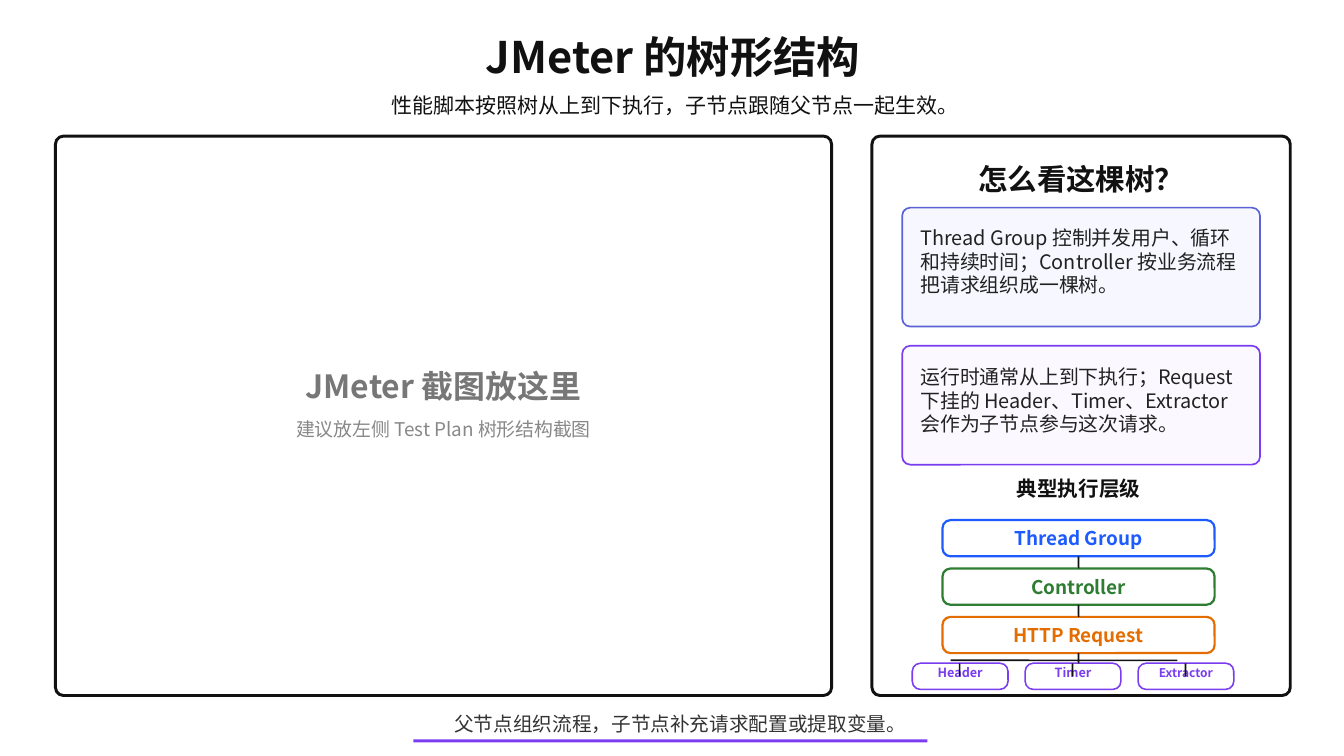
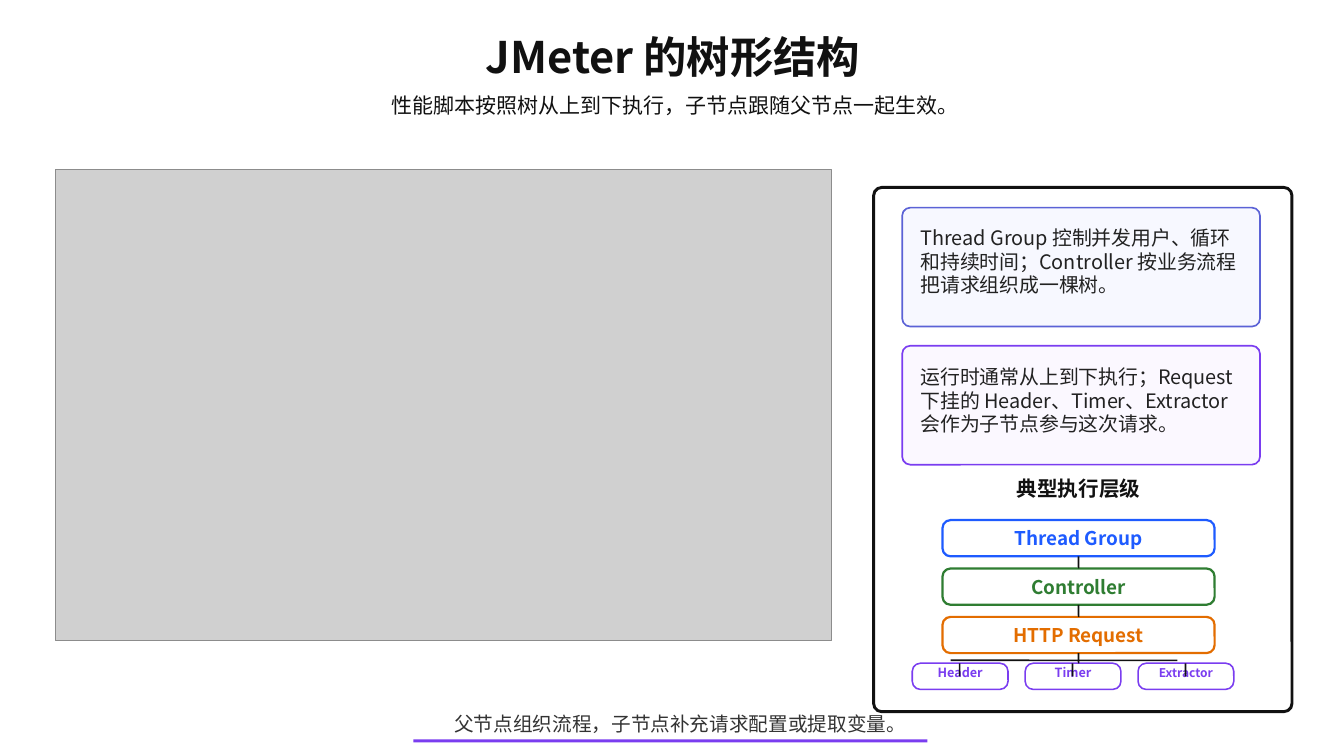
Before and after one commit to yaoxue0911/Performance, a slide deck: slide 2 of AI Jmeter SKILL 培训/jmeter-loader-skills_按要求更新版.pptx. Drawn at 1344x756 pixels with LibreOffice and Linux fonts; fonts in the diff are those of the drawing; grey boxes stand for pictures. Boxes give left, top, right and bottom in pixels: in the first picture for what was removed or moved away, otherwise in the second. Text is boxed around its words. In the diff, an @@ line names an element or a change of style, - is before the commit and + after.

```diff
--- a/AI Jmeter SKILL 培训/jmeter-loader-skills_按要求更新版.pptx
+++ b/AI Jmeter SKILL 培训/jmeter-loader-skills_按要求更新版.pptx
@@ rounded rectangle removed at bbox=[55, 136, 832, 696] @@
@@ picture added at bbox=[55, 169, 832, 641] @@
@@ text removed at bbox=[978, 165, 1184, 193] @@
-怎么看这棵树？
@@ rounded rectangle: place and size @@
-rounded rectangle at bbox=[872, 136, 1291, 696]
+rounded rectangle at bbox=[874, 188, 1293, 712]
@@ text removed at bbox=[306, 371, 582, 401] @@
-JMeter 截图放这里
@@ text removed at bbox=[296, 420, 591, 438] @@
-建议放左侧 Test Plan 树形结构截图
```
Also in this commit, not shown: 3 other slides changed, 2 slides removed, 2 other files.
